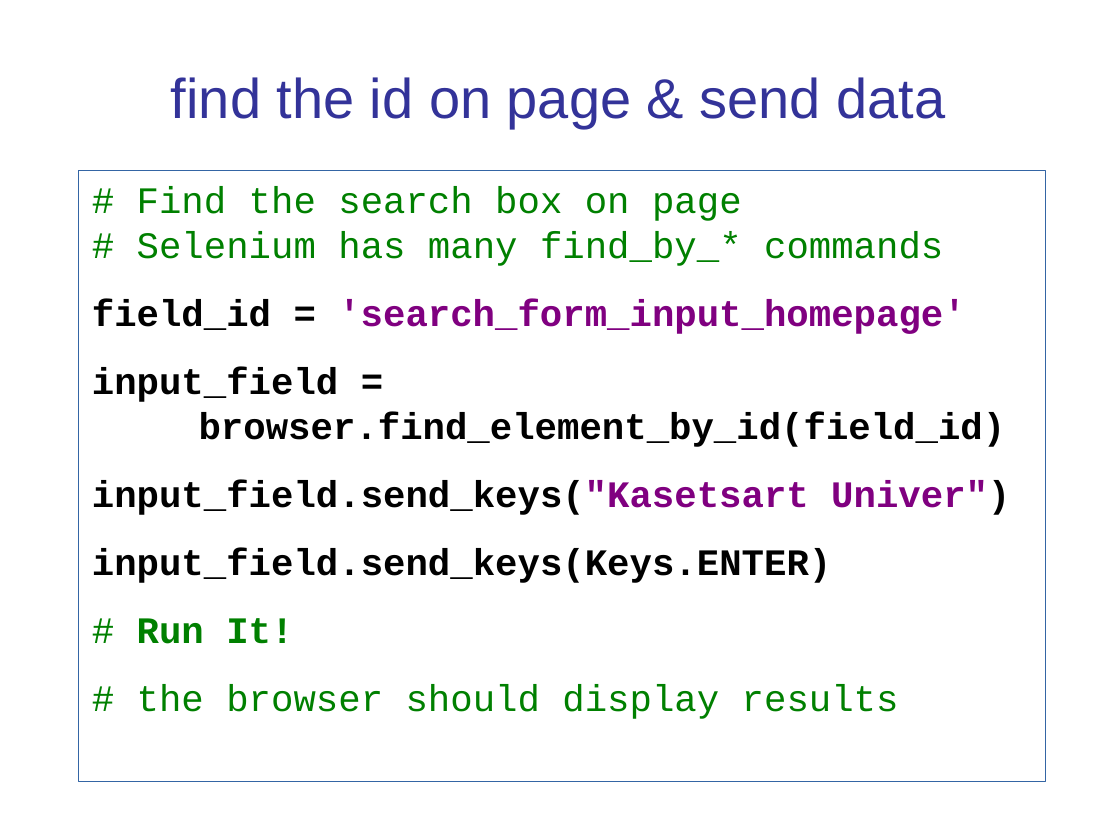
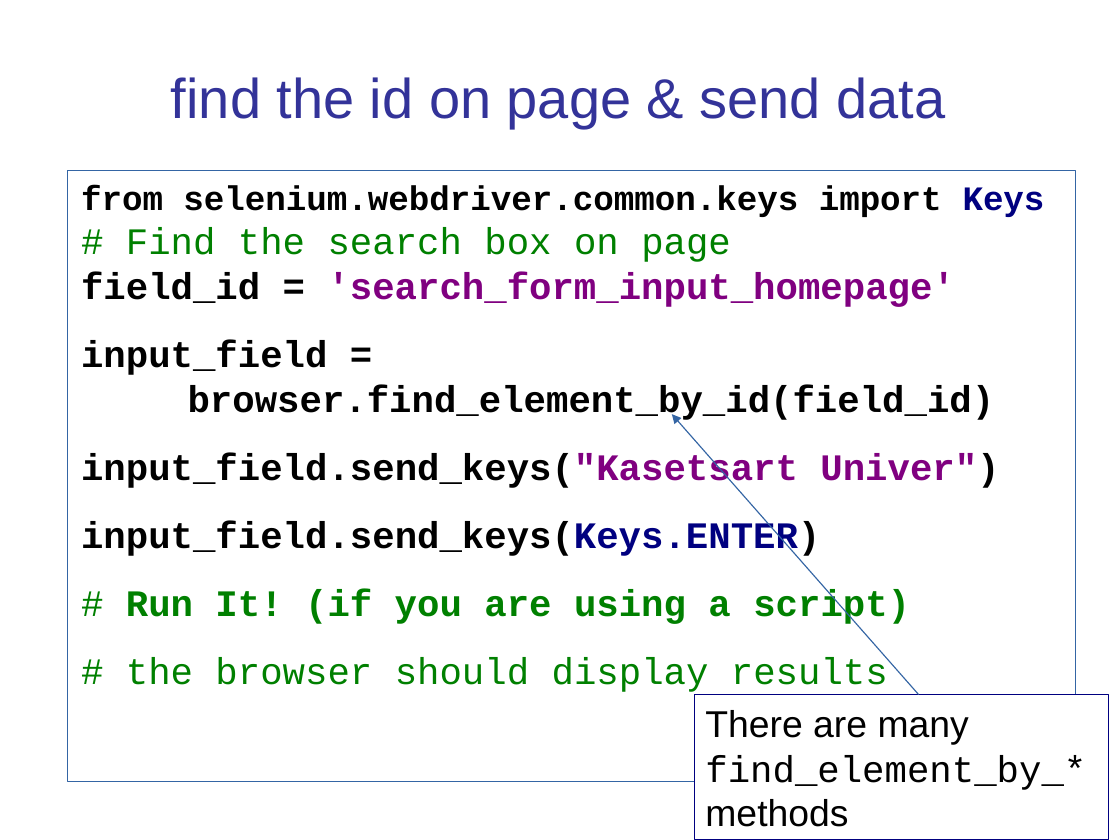
Before and after one commit to cpske/ISP, a slide deck: slide 7 of testing/SeleniumExercise.ppt (slide 6 before the commit). Drawn at 1120x840 pixels with LibreOffice and Linux fonts; fonts in the diff are those of the drawing. Boxes give left, top, right and bottom in pixels: in the first picture for what was removed or moved away, otherwise in the second. Text is boxed around its words. In the diff, an @@ line names an element or a change of style, - is before the commit and + after.

Commit message:
updates to selenium intro

```diff
--- a/testing/SeleniumExercise.ppt
+++ b/testing/SeleniumExercise.ppt
@@ text "from selenium.webdriver.common.keys import Keys": place and size @@
-text "from selenium.webdriver.common.keys import Keys" at [78,170,1046,782]
+text "from selenium.webdriver.common.keys import Keys" at [67,170,1075,782]
@@ text at [81,185,1045,217]: paragraph added @@
+from selenium.webdriver.common.keys import Keys
@@ text at [81,228,999,695]: text colour #000000 to #000080 in "input_field.send_keys(Keys.ENTER)"; less space between paragraphs @@
@@ text at [137,231,943,266]: paragraph removed @@
-# Selenium has many find_by_* commands
@@ arrow added from (918, 694) to (672, 414), #3465A4 0.74 pt @@
@@ text at [126,590,910,627]: text changed @@
-# Run It!
+# Run It! (if you are using a script)
@@ rectangle added at [694,694,1109,840], fill #FFFFFF, outline #000080 0.74 pt, 24 pt, text #000000 @@
+There are many find_element_by_* methods
```
Also in this commit, not shown: 4 other slides changed, 1 slide added, 3 other files.
